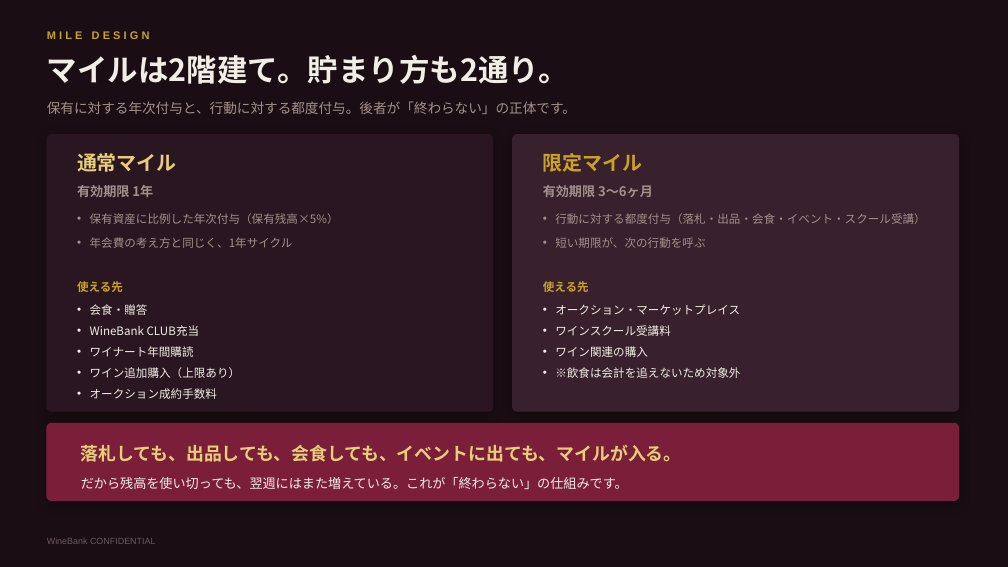
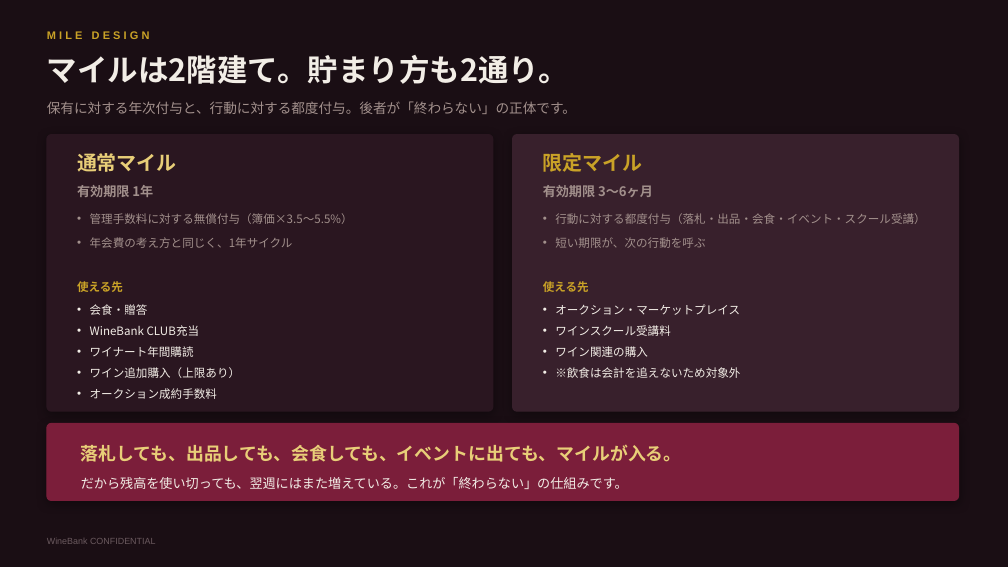
Before and after one commit to nakano-winebank/wine-auction, a slide deck: slide 16 of 提案資料/WineBank_ワインマイル経済圏構想.pptx. Drawn at 1008x567 pixels with LibreOffice and Linux fonts; fonts in the diff are those of the drawing. Boxes give left, top, right and bottom in pixels: in the first picture for what was removed or moved away, otherwise in the second. Text is boxed around its words. In the diff, an @@ line names an element or a change of style, - is before the commit and + after.

```diff
--- a/提案資料/WineBank_ワインマイル経済圏構想.pptx
+++ b/提案資料/WineBank_ワインマイル経済圏構想.pptx
@@ text at box(90, 213, 353, 224): text changed @@
-• 保有資産に比例した年次付与（保有残高×5%）
+• 管理手数料に対する無償付与（簿価×3.5〜5.5%）
```
Also in this commit, not shown: 4 other slides changed, 4 other files.
